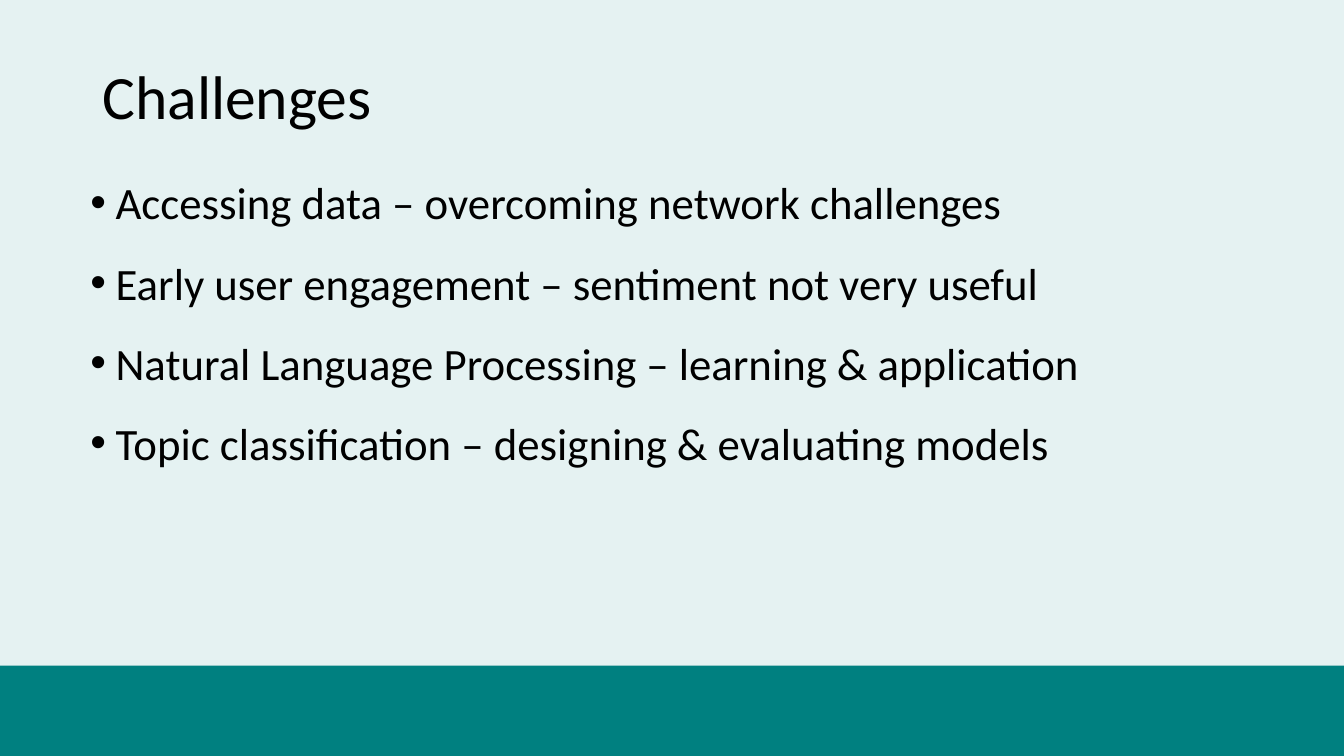
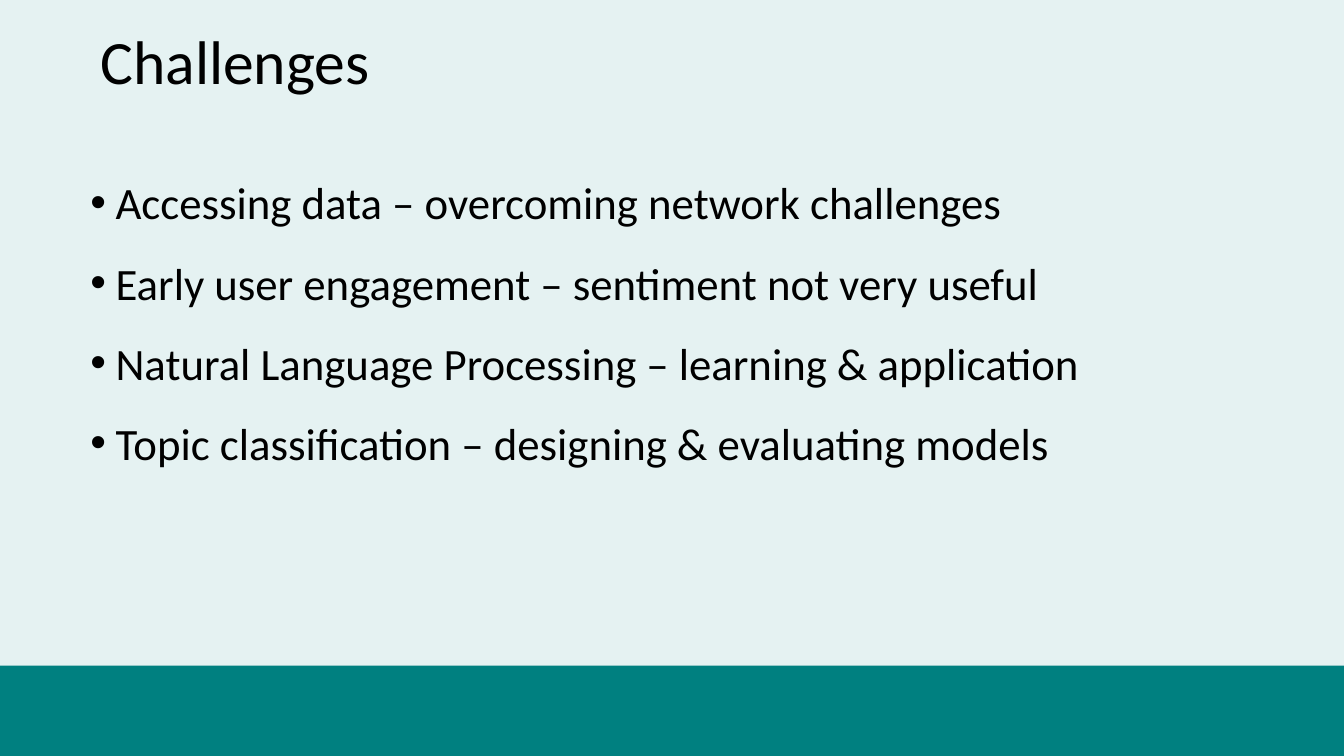
Before and after one commit to datasciencecampus/uk-parliament-stats, a slide deck: slide 3 of user-engagement/fpp-presentation.pptx. Drawn at 1344x756 pixels with LibreOffice and Linux fonts; fonts in the diff are those of the drawing; background and template pictures are left out. Boxes give left, top, right and bottom in pixels: in the first picture for what was removed or moved away, otherwise in the second. Text is boxed around its words. In the diff, an @@ line names an element or a change of style, - is before the commit and + after.

```diff
--- a/user-engagement/fpp-presentation.pptx
+++ b/user-engagement/fpp-presentation.pptx
@@ title "Challenges": place and size @@
-title "Challenges" at [102,76,371,130]
+title "Challenges" at [100,41,369,95]
```
Also in this commit, not shown: 5 other slides changed, 5 slides added, 3 slides removed, 2 other files.
